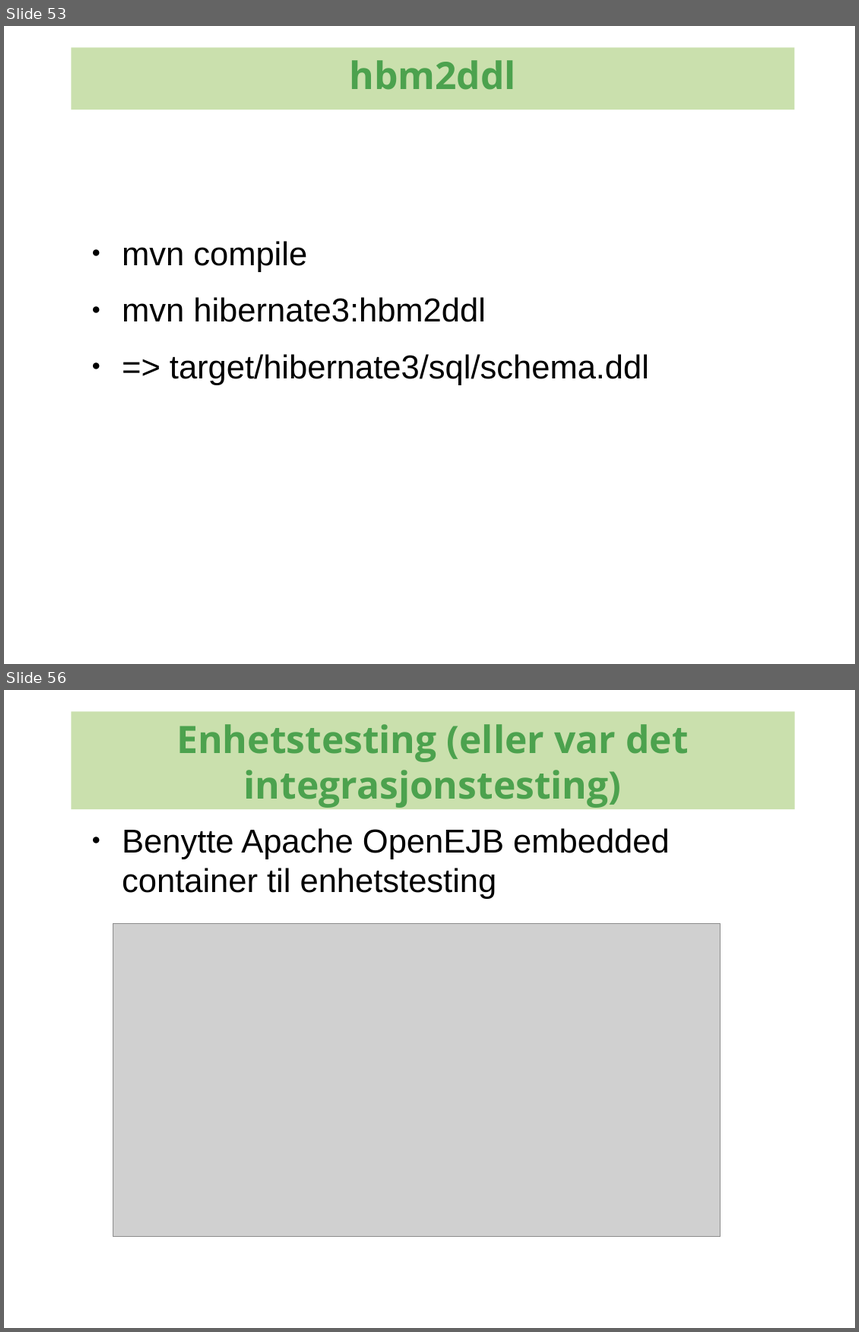
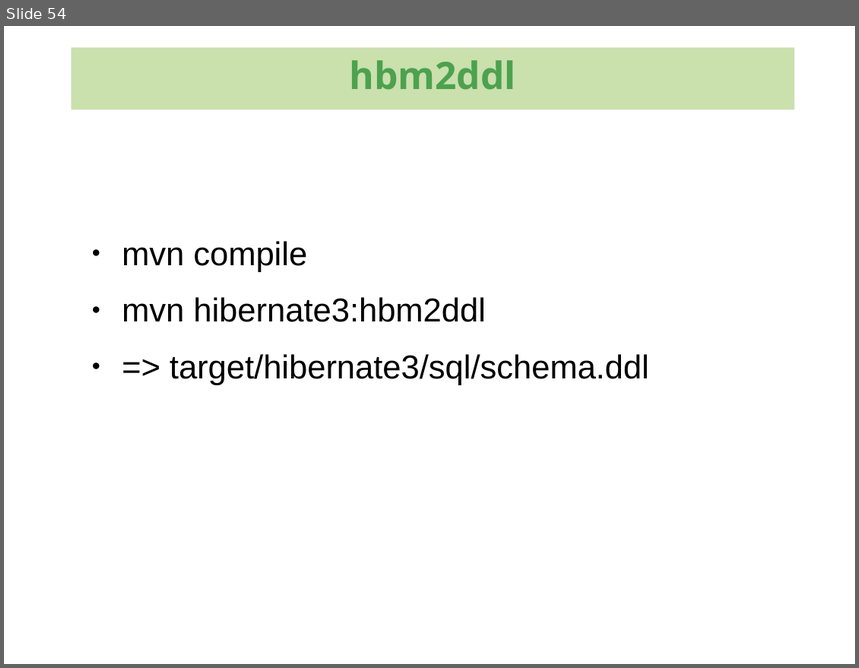
Before and after one commit to kenglxn/seam-maven-refimpl, a slide deck: sandbox/loo/jpa-continued/jpa-continued.odp. Shown one above the other, each under a label of ours: slides 53 and 56 before the commit, slide 54 after it; the slides between them are not shown. The pictures are 859x1332 and 859x668 pixels, drawn with LibreOffice and Linux fonts; fonts in the diff are those of the drawing; grey boxes stand for pictures; background and template pictures are left out. Boxes give left, top, right and bottom in pixels: in the first picture for what was removed or moved away, otherwise in the second. Text is boxed around its words. In the diff, an @@ line names an element or a change of style, - is before the commit and + after.

```diff
--- a/sandbox/loo/jpa-continued/jpa-continued.odp
+++ b/sandbox/loo/jpa-continued/jpa-continued.odp
@@ slide 56 removed at (4,690,855,1328), background #FFFFFF @@
@@ rectangle removed at (71,711,794,809) @@
-Enhetstesting (eller var det integrasjonstesting)
@@ text removed at (122,828,670,899) @@
-● Benytte Apache OpenEJB embedded container til enhetstesting
@@ picture removed at (113,924,720,1237) @@
@@ what was slide 53 is now slide 54 @@
```
Also in this commit, not shown: 5 slides changed, 4 slides added, 4 other slides removed, 1 other file.
